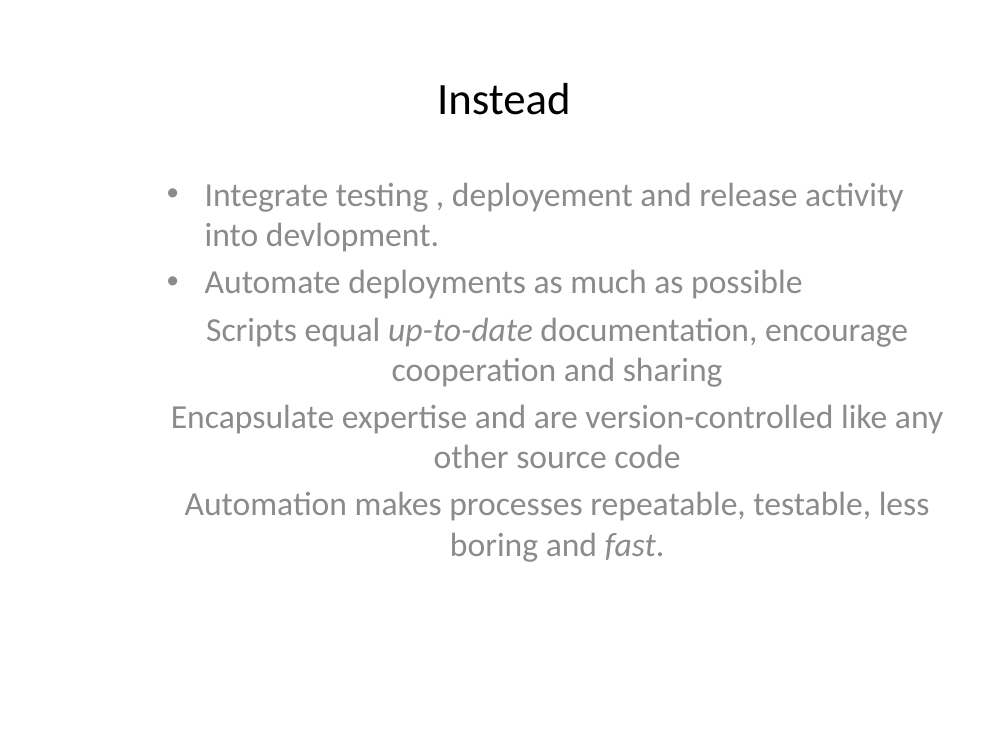
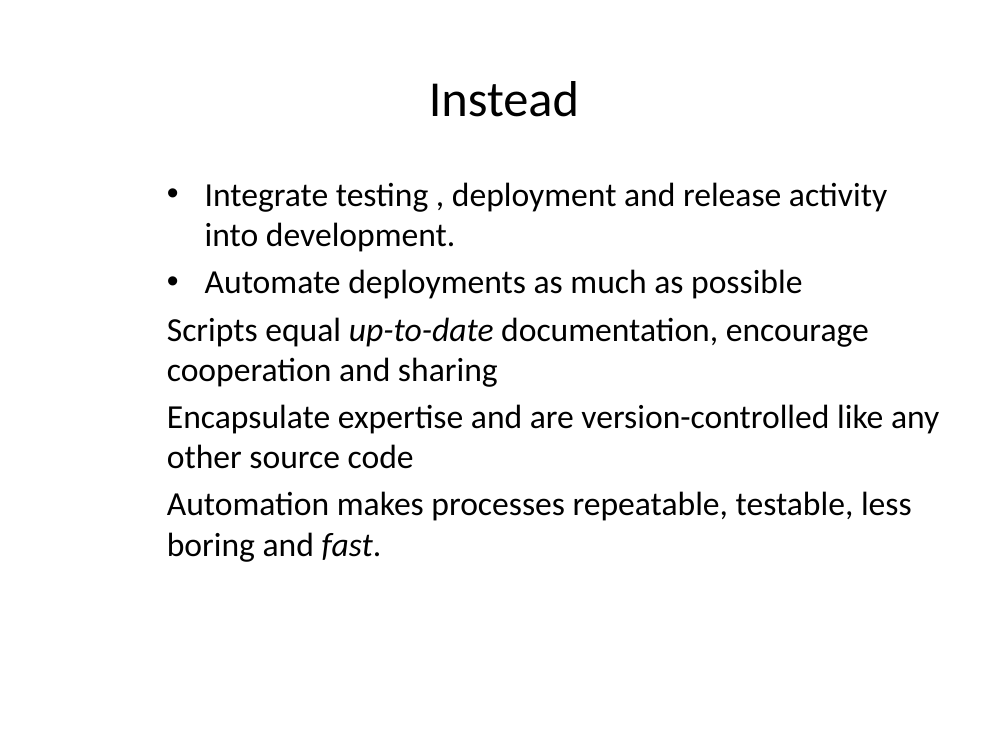
Before and after one commit to tanyas23/CD, a slide deck: slide 4 of CD.pptx (slide 3 before the commit). Drawn at 1008x756 pixels with LibreOffice and Linux fonts; fonts in the diff are those of the drawing. Boxes give left, top, right and bottom in pixels: in the first picture for what was removed or moved away, otherwise in the second. Text is boxed around its words. In the diff, an @@ line names an element or a change of style, - is before the commit and + after.

```diff
--- a/CD.pptx
+++ b/CD.pptx
@@ title "Instead" at [429,81,579,117]: size 32 to 36 pt @@
@@ subtitle at [205,182,887,252]: text changed; text colour #8C8C8C to #000000 @@
-• Integrate testing , deployement and release activity into devlopment.
+• Integrate testing , deployment and release activity into development.
@@ subtitle at [167,269,939,562]: text colour #8C8C8C to #000000 in "Automate deployments as much as possible", "Scripts equal up-to-date documentation, encourage cooperatio ...", "Encapsulate expertise and are version-controlled like any ...", "Automation makes processes repeatable, testable, less boring ..."; alignment centre to left @@
```
Also in this commit, not shown: 15 other slides changed, 5 slides added, 4 slides removed.
